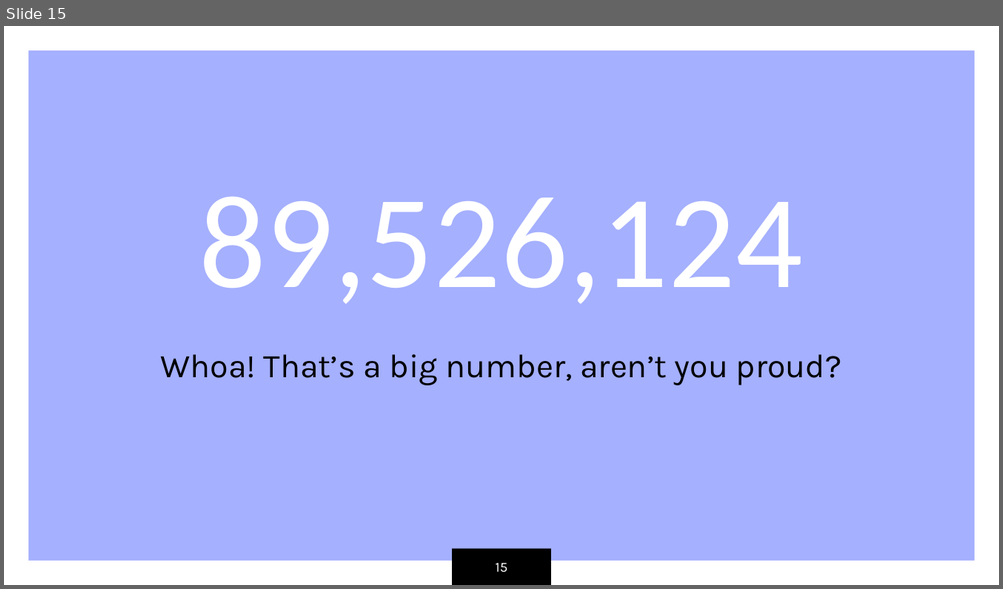
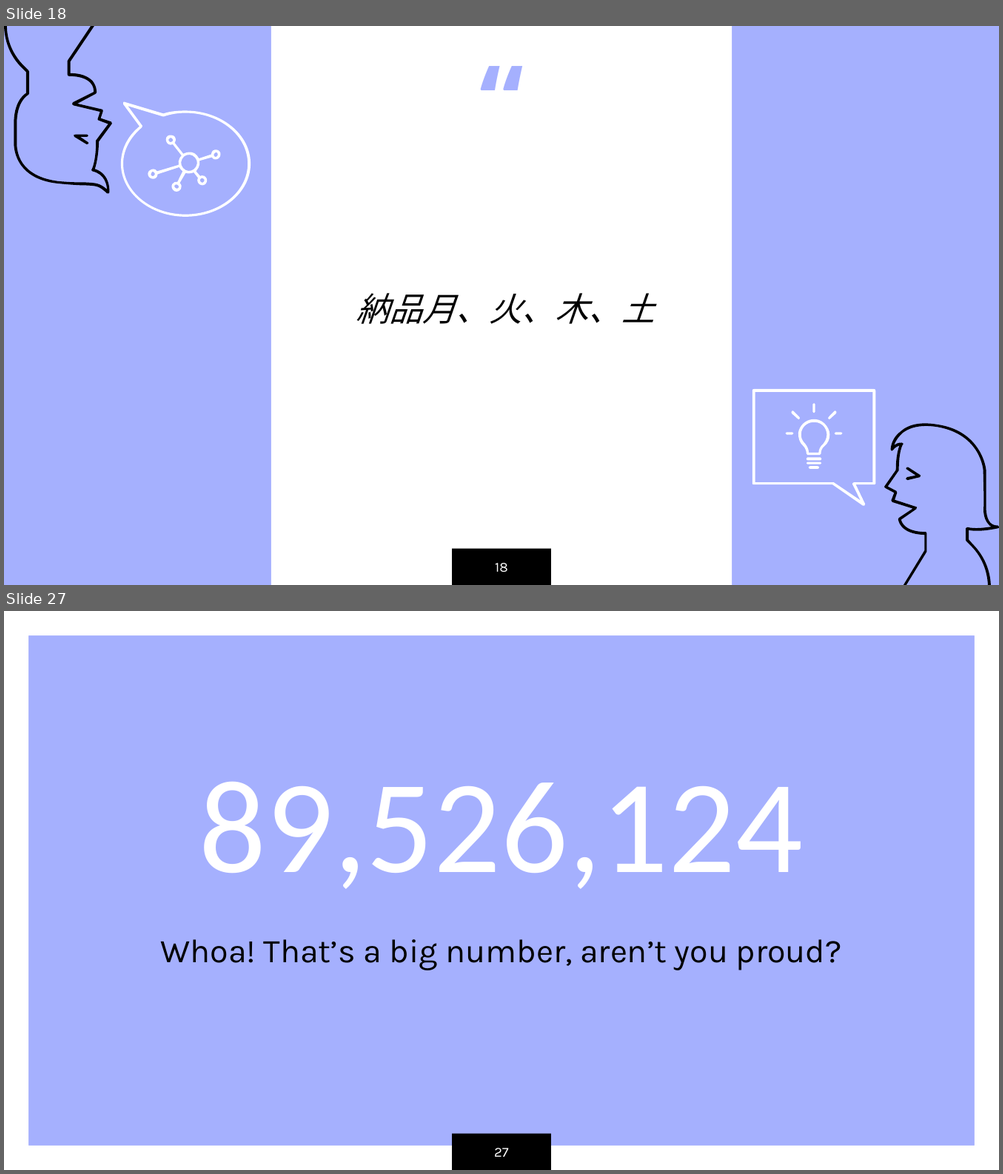
Before and after one commit to trungdung70199/Shifuto, a slide deck: Order.pptx. Shown one above the other, each under a label of ours: slide 15 before the commit, slides 18 and 27 after it; the slides between them are not shown. The pictures are 1003x589 and 1003x1174 pixels, drawn with LibreOffice and Linux fonts; fonts in the diff are those of the drawing. Boxes give left, top, right and bottom in pixels: in the first picture for what was removed or moved away, otherwise in the second. Text is boxed around its words. In the diff, an @@ line names an element or a change of style, - is before the commit and + after.

```diff
--- a/Order.pptx
+++ b/Order.pptx
@@ slide 18 added at [4, 26, 999, 585], background #A5B0FE; not listed: 1 template element that a slide beside it also shows @@
@@ rectangle added at [270, 26, 731, 585], fill #FFFFFF @@
@@ text added at [395, 28, 608, 99], 72 pt, text #A5B0FE, bold @@
+“
@@ group added at [4, 26, 250, 216]: 4 freeform shapes @@
@@ text added at [356, 293, 654, 324], 24 pt, text #000000, italic @@
+納品月、火、木、土
@@ group added at [752, 389, 999, 585]: 12 freeform shapes @@
@@ page number added at [495, 563, 508, 573], 10 pt, text #FFFFFF @@
+18
@@ what was slide 15 is now slide 27 @@
@@ page number at [494, 1148, 508, 1157]: text changed @@
-15
+27
```
Also in this commit, not shown: 13 slides changed, 11 other slides added.
